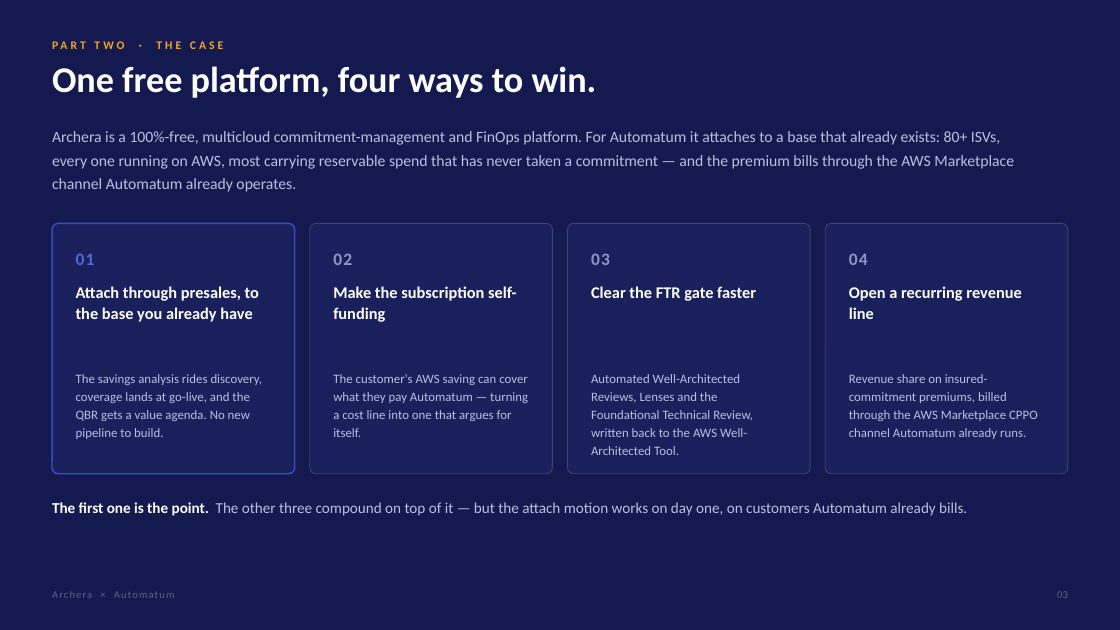
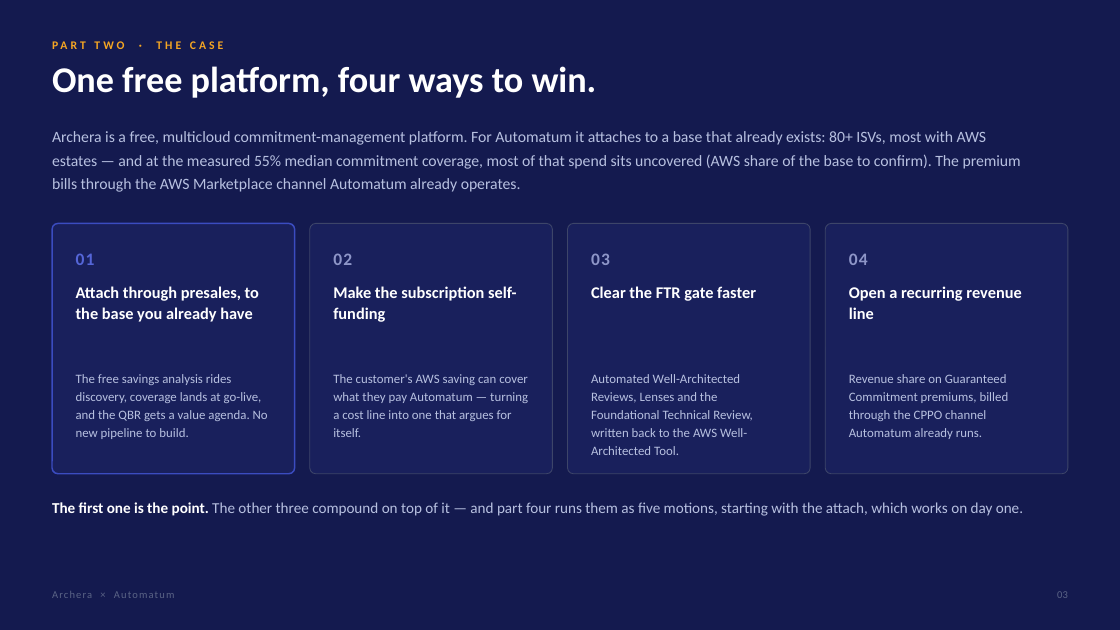
Before and after one commit to KianteEvans/barberbook, a slide deck: slide 3 of decks/Archera-for-Automatum.pptx. Drawn at 1120x630 pixels with LibreOffice and Linux fonts; fonts in the diff are those of the drawing. Boxes give left, top, right and bottom in pixels: in the first picture for what was removed or moved away, otherwise in the second. Text is boxed around its words. In the diff, an @@ line names an element or a change of style, - is before the commit and + after.

```diff
--- a/decks/Archera-for-Automatum.pptx
+++ b/decks/Archera-for-Automatum.pptx
@@ text at [52, 131, 1021, 192]: text changed @@
-Archera is a 100%-free, multicloud commitment-management and FinOps platform. For Automatum it attaches to a base that already exists: 80+ ISVs, every one running on AWS, most carrying reservable spend that has never taken a commitment — and the premium bills through the AWS Marketplace channel Automatum already operates.
+Archera is a free, multicloud commitment-management platform. For Automatum it attaches to a base that already exists: 80+ ISVs, most with AWS estates — and at the measured 55% median commitment coverage, most of that spend sits uncovered (AWS share of the base to confirm). The premium bills through the AWS Marketplace channel Automatum already operates.
@@ text at [76, 374, 268, 439]: text changed @@
-The savings analysis rides discovery, coverage lands at go-live, and the QBR gets a value agenda. No new pipeline to build.
+The free savings analysis rides discovery, coverage lands at go-live, and the QBR gets a value agenda. No new pipeline to build.
@@ text at [849, 374, 1009, 439]: text changed @@
-Revenue share on insured-commitment premiums, billed through the AWS Marketplace CPPO channel Automatum already runs.
+Revenue share on Guaranteed Commitment premiums, billed through the CPPO channel Automatum already runs.
@@ text at [52, 502, 1023, 516]: text changed @@
-The first one is the point. The other three compound on top of it — but the attach motion works on day one, on customers Automatum already bills.
+The first one is the point. The other three compound on top of it — and part four runs them as five motions, starting with the attach, which works on day one.
```
Also in this commit, not shown: 19 other slides changed, 2 other files.
